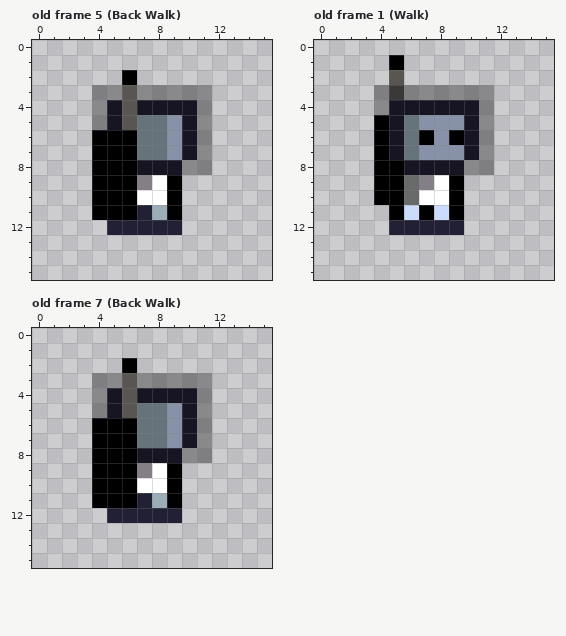
One commit to this pixel-art file: Senior Project Game/Assets/ArtAssets/Player/space_guy_walk.ase. This is how it looked before the edit.
16x16 pixels, 11 frames. Colours within 5 levels of each other are drawn and written as one. Shown: old frame 5 (Back Walk), old frame 1 (Walk), old frame 7 (Back Walk). The commit also changed other frames, which this record leaves out.
Now the later version:
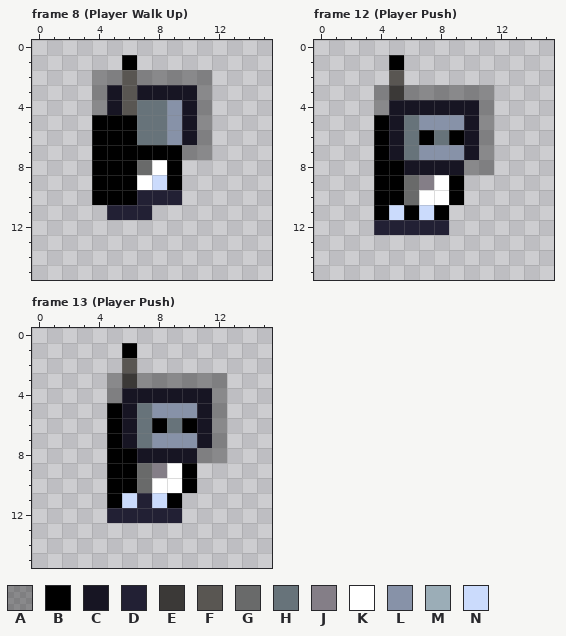
Palette (. is transparent): A #00000055  B #000000  C #171523  D #222034  E #3b3937  F #595652  G #696a6a  H #67737a  J #847e87  K #ffffff  L #8792a8  M #9badb7  N #cbdbfc
A new or re-ordered frame is compared with the old frame closest to it.
Change:
frames 11 -> 27
frames re-ordered
Frame 8 (Player Walk Up) is new; against old frame 5 (Back Walk), layers "Helmet", "Body":
y 1: x 6 . -> B
y 2: x 4..11 ..B..... -> AAFAAAAA
y 3: x 5 A -> C; x 7..10 AAAA -> CCCC
y 4: x 7..9 CCC -> HHL
y 5: x 4..6 ACF -> BBB
y 7: x 7..10 HHLC -> BBBA
y 8: x 7..11 CCCAA -> GKB..
y 9: x 7..8 JK -> KN
y 10: x 7..9 KKB -> DDD
y 11: x 4..6 BBB -> .DD; x 8..9 MB -> ..
y 12: x 5..9 DDDDD -> .....
Frame 12 (Player Push) against old frame 1 (Walk), layer "Body":
y 6: x 8 L -> H
y 11: x 4..9 .BNBNB -> BNBNB.
y 12: x 4 . -> D; x 9 D -> .
Frame 13 (Player Push) against old frame 7 (Back Walk), layers "Helmet", "Body":
y 1: x 6 . -> B
y 2: x 6 B -> F
y 3: x 4 A -> .; x 6 F -> E; x 12 . -> A
y 4: x 4..6 ACF -> .AC; x 11..12 A. -> CA
y 5: x 4..6 ACF -> .BC; x 8 H -> L; x 10..12 CA. -> LCA
y 6: x 4 B -> .; x 6 B -> C; x 8..12 HLCA. -> BHBCA
y 7: x 4 B -> .; x 6 B -> C; x 8 H -> L; x 10..12 CA. -> LCA
y 8: x 4 B -> .; x 10 A -> C; x 12 . -> A
y 9: x 4 B -> .; x 7..10 JKB. -> GJKB
y 10: x 4 B -> .; x 7 K -> G; x 9..10 B. -> KB
y 11: x 4 B -> .; x 6 B -> N; x 8 M -> N
Where, in picture pixels (left, top, right, bottom), the same in both pictures:
changed: (92, 55, 212, 235)
changed: (374, 130, 464, 235)
changed: (92, 343, 227, 508)
